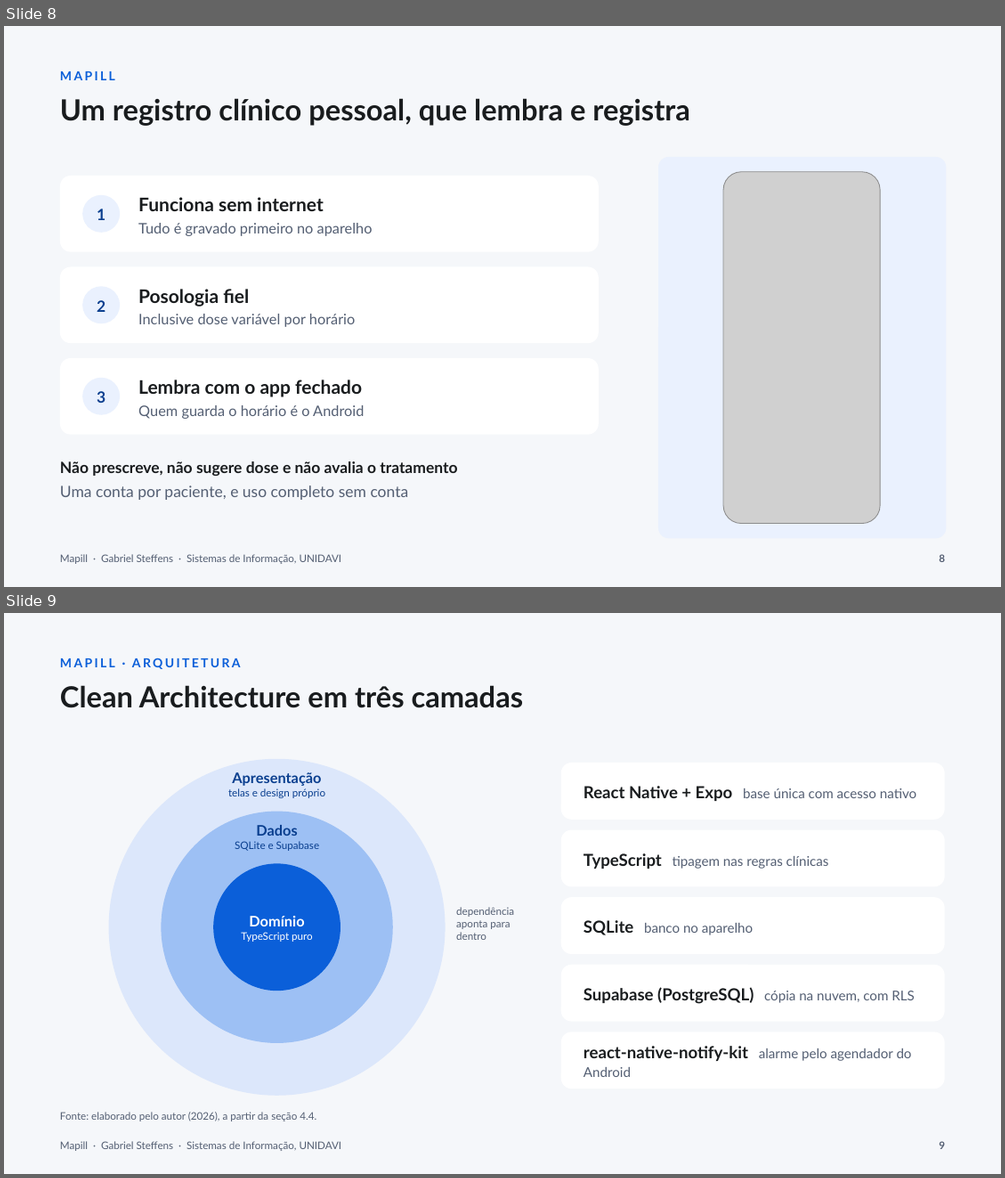
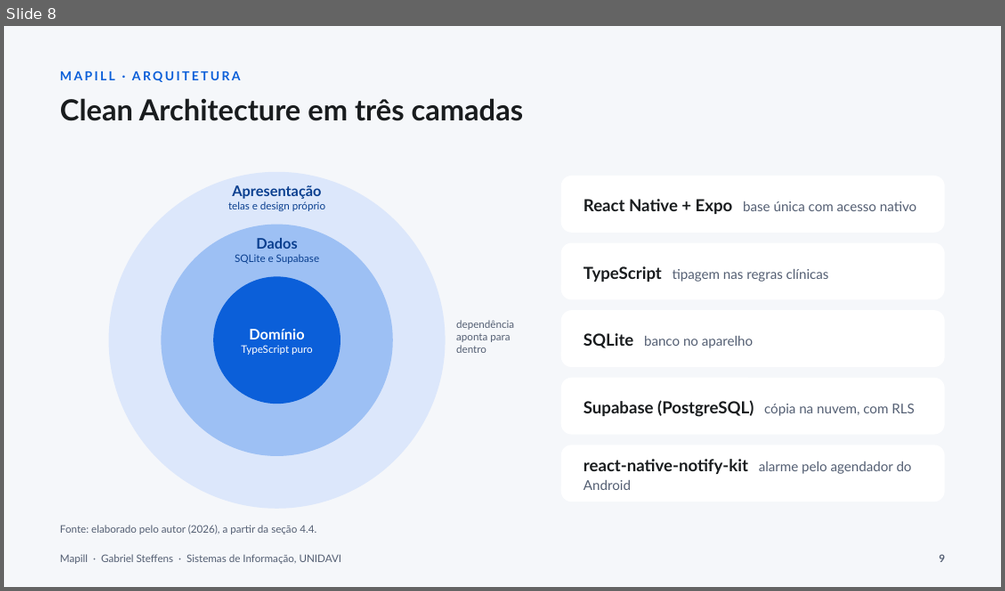
Before and after one commit to gabste8831/Mapill-Health-App, a slide deck: docs/tcc/apresentacao-mapill.pptx. Shown one above the other, each under a label of ours: slides 8 and 9 before the commit, slide 8 after it. The pictures are 1005x1178 and 1005x591 pixels, drawn with LibreOffice and Linux fonts; fonts in the diff are those of the drawing; grey boxes stand for pictures. Boxes give left, top, right and bottom in pixels: in the first picture for what was removed or moved away, otherwise in the second. Text is boxed around its words. In the diff, an @@ line names an element or a change of style, - is before the commit and + after.

Commit message:
docs(tcc): slides editados pelo Gabriel, sem o slide de visao geral do Mapill

```diff
--- a/docs/tcc/apresentacao-mapill.pptx
+++ b/docs/tcc/apresentacao-mapill.pptx
@@ slide 8 removed at <box>4,26,1001,587</box>, background #F5F7FA @@
@@ text removed at <box>60,71,115,80</box> @@
-MAPILL
@@ text removed at <box>60,98,690,126</box> @@
-Um registro clínico pessoal, que lembra e registra
@@ rounded rectangle removed at <box>658,157,947,539</box> @@
@@ rounded rectangle removed at <box>60,176,599,252</box> @@
@@ picture removed at <box>723,172,881,524</box> @@
@@ ellipse removed at <box>82,195,120,232</box> @@
@@ text removed at <box>97,208,105,220</box> @@
-1
@@ text removed at <box>138,197,372,236</box> @@
-Funciona sem internet
-Tudo é gravado primeiro no aparelho
@@ rounded rectangle removed at <box>60,267,599,343</box> @@
@@ ellipse removed at <box>82,286,120,323</box> @@
@@ text removed at <box>138,289,356,327</box> @@
-Posologia fiel
-Inclusive dose variável por horário
@@ text removed at <box>97,300,105,312</box> @@
-2
@@ rounded rectangle removed at <box>60,358,599,435</box> @@
@@ ellipse removed at <box>82,378,120,415</box> @@
@@ text removed at <box>97,391,105,402</box> @@
-3
@@ text removed at <box>138,379,364,418</box> @@
-Lembra com o app fechado
-Quem guarda o horário é o Android
@@ text removed at <box>60,461,457,499</box> @@
-Não prescreve, não sugere dose e não avalia o tratamento
-Uma conta por paciente, e uso completo sem conta
@@ text removed at <box>60,554,342,564</box> @@
-Mapill · Gabriel Steffens · Sistemas de Informação, UNIDAVI
@@ text removed at <box>938,554,945,562</box> @@
-8
@@ what was slide 9 is now slide 8 @@
```
Also in this commit, not shown: 7 slides changed.
